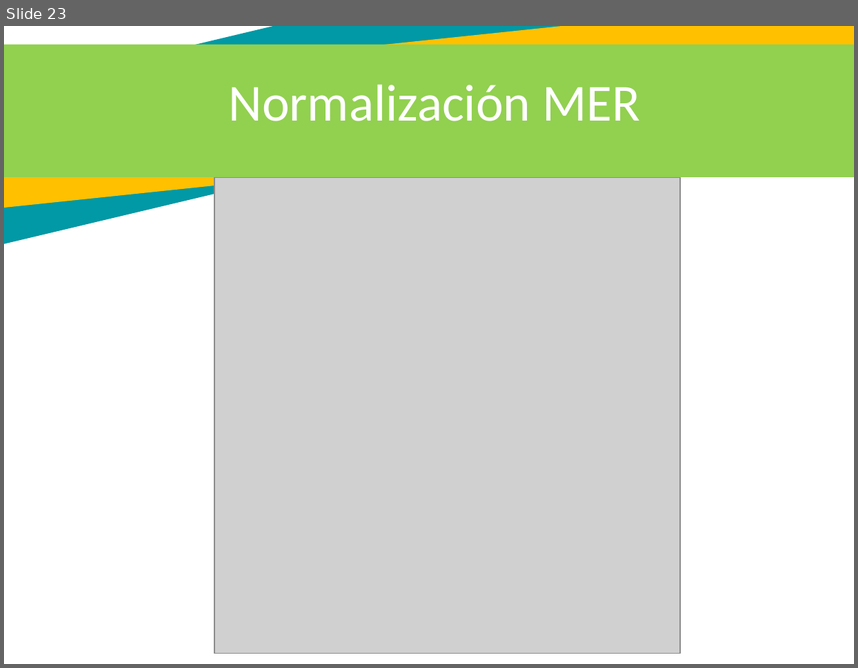
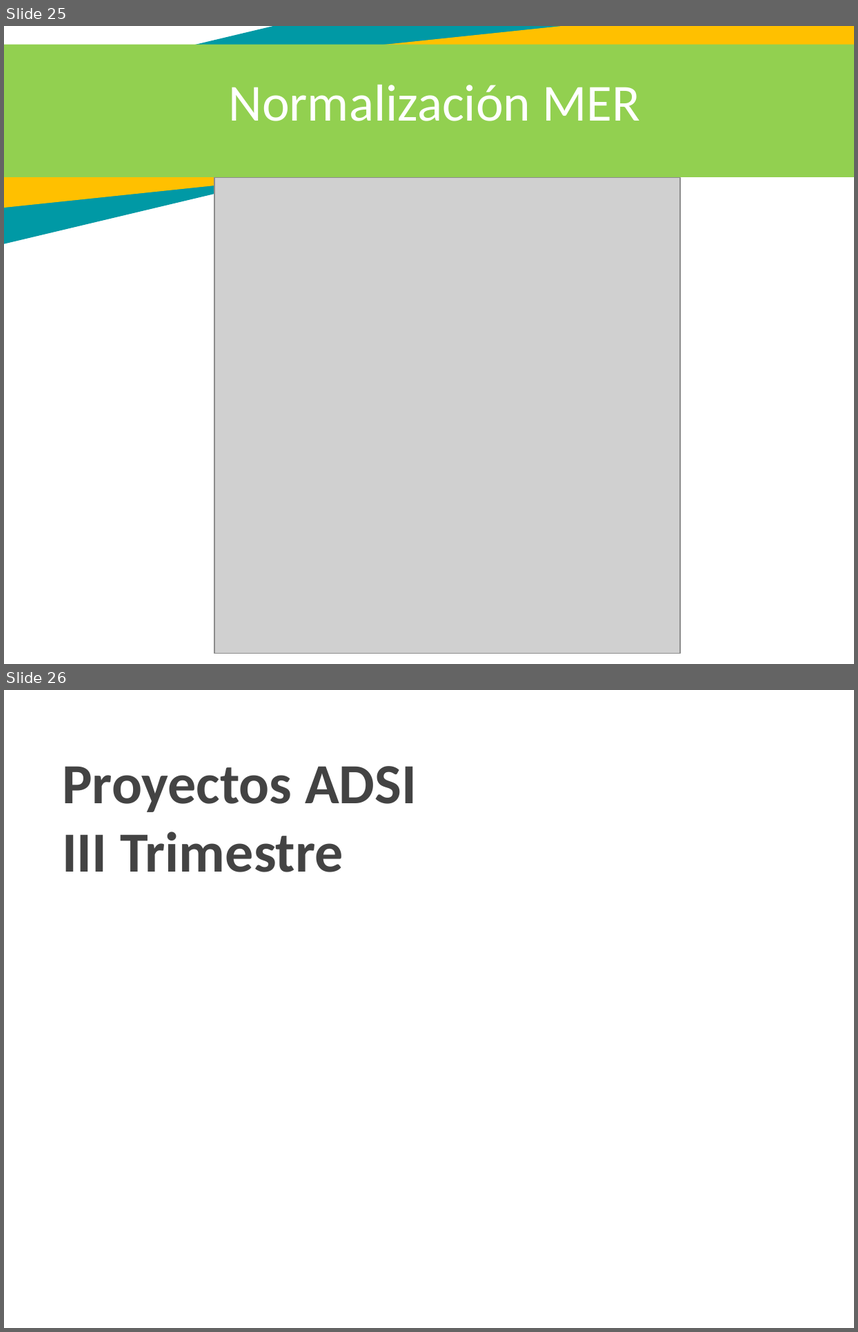
Before and after one commit to Miguel010293/Quickgift, a slide deck: Documentacion/Presentacion/Proyecto Quickgift 4Trim.pptx. Shown one above the other, each under a label of ours: slide 23 before the commit, slides 25 and 26 after it. The pictures are 858x668 and 858x1332 pixels, drawn with LibreOffice and Linux fonts; fonts in the diff are those of the drawing; grey boxes stand for pictures; background and template pictures are left out. Boxes give left, top, right and bottom in pixels: in the first picture for what was removed or moved away, otherwise in the second. Text is boxed around its words. In the diff, an @@ line names an element or a change of style, - is before the commit and + after.

```diff
--- a/Documentacion/Presentacion/Proyecto Quickgift 4Trim.pptx
+++ b/Documentacion/Presentacion/Proyecto Quickgift 4Trim.pptx
@@ slide 26 added at (4,690,854,1328), background picture (left out) @@
@@ text added at (62,766,417,872), 48 pt, text #434343, bold @@
+Proyectos ADSI
+III Trimestre
@@ what was slide 23 is now slide 25 @@
```
Also in this commit, not shown: 1 slide changed, 2 other slides added, 15 other files.
